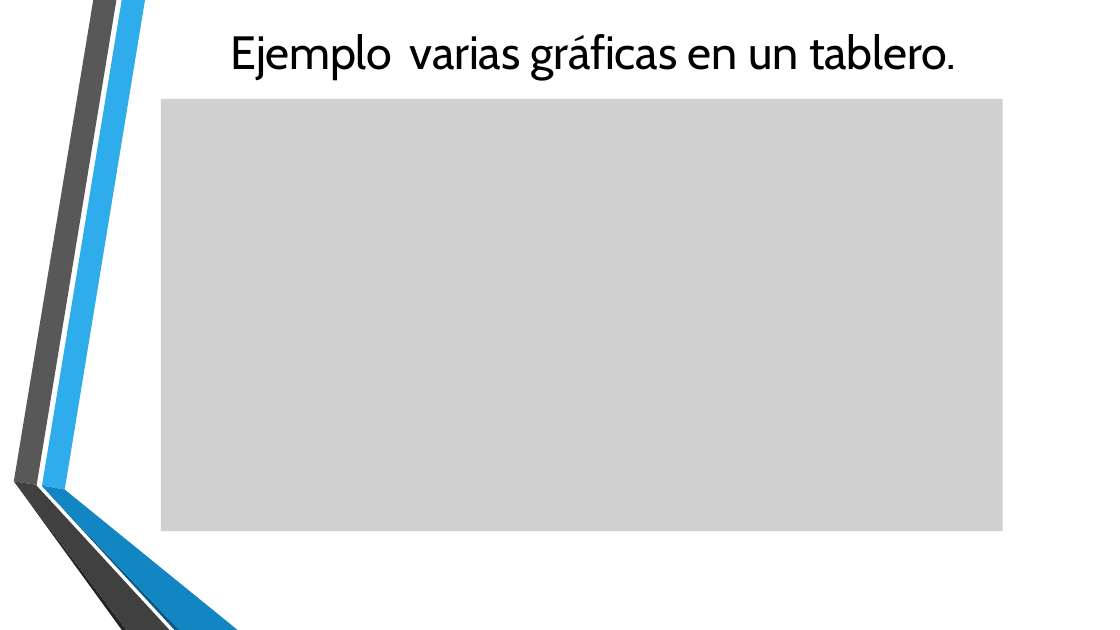
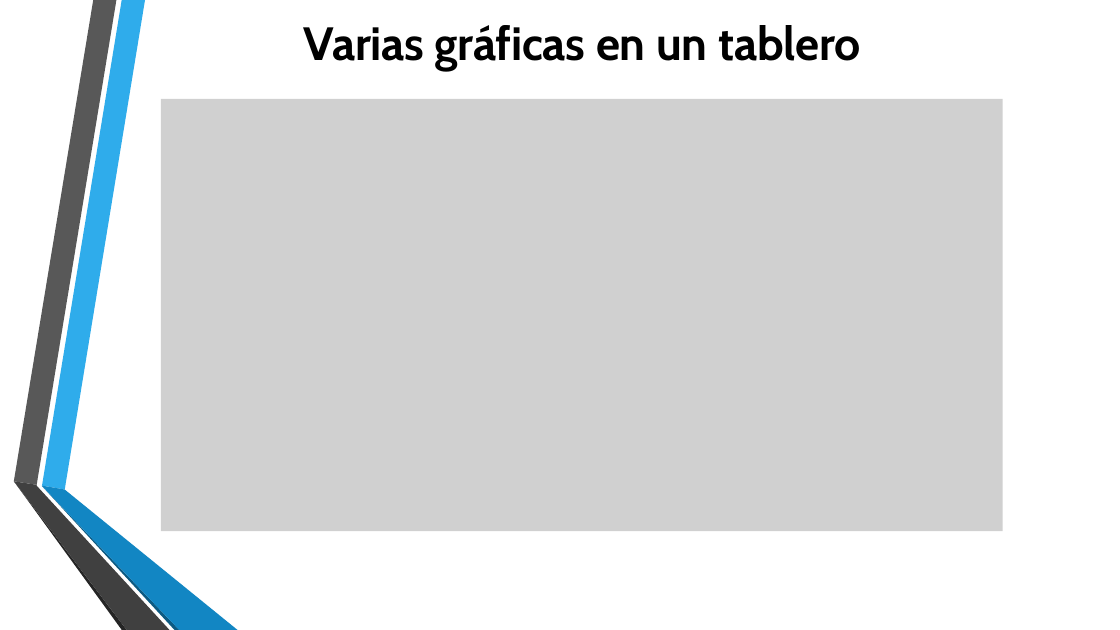
Before and after one commit to lizetheP/Programacion, a slide deck: slide 16 of CalendarioAgo2024/presentaciones/9_GraficasMatplotlib.pptx (slide 17 before the commit). Drawn at 1120x630 pixels with LibreOffice and Linux fonts; fonts in the diff are those of the drawing; grey boxes stand for pictures; background and template pictures are left out. Boxes give left, top, right and bottom in pixels: in the first picture for what was removed or moved away, otherwise in the second. Text is boxed around its words. In the diff, an @@ line names an element or a change of style, - is before the commit and + after.

```diff
--- a/CalendarioAgo2024/presentaciones/9_GraficasMatplotlib.pptx
+++ b/CalendarioAgo2024/presentaciones/9_GraficasMatplotlib.pptx
@@ text at [304,25,861,72]: text changed; bold on @@
-Ejemplo varias gráficas en un tablero.
+Varias gráficas en un tablero
```
Also in this commit, not shown: 8 other slides changed, 1 slide removed, 11 other files.
